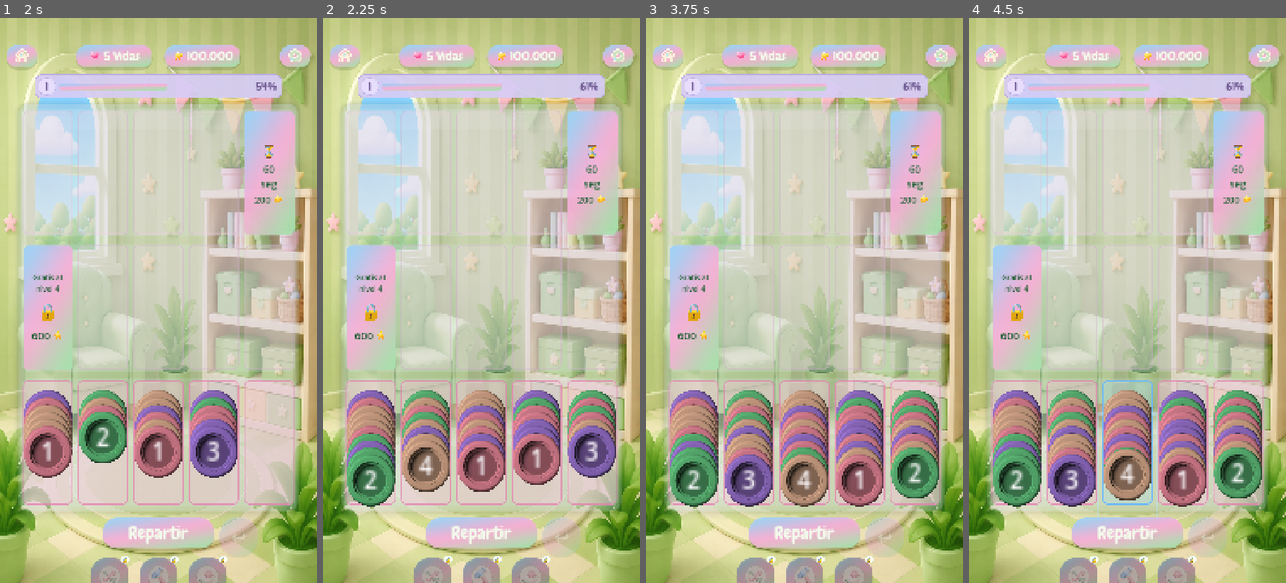
Above: before the commit, frames 1-4 (left to right).
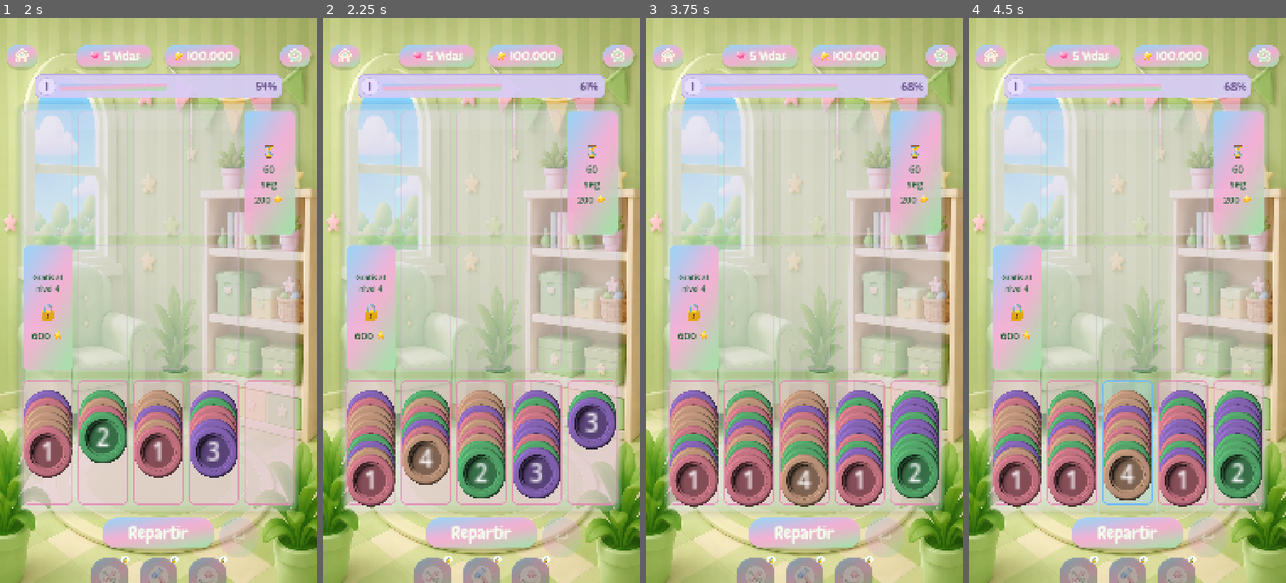
Above: after the commit, the same moments.

Repository: emanueljeronimo/coin-stack-puzzle
Game: Godot game, scene res://Loading.tscn
The game is run twice, just before and just after one commit, with the same random seed, the same clock (stepped at 60 frames per second) and the same inputs.
Inputs (mouse positions are in pixels of both pictures, inside the frame that each line leads up to):
- Up to frame 1 (2 s): click (158, 549) at 0.5 s; click (158, 549) at 1.25 s
- Up to frame 2 (2.25 s): tap Enter (ui_accept) at 2 s; move the mouse to (551, 272) at 2.02 s; hold Enter (ui_accept) from 2.03 s (still down); click (551, 272) at 2.17 s
- Up to frame 3 (3.75 s): release Enter (ui_accept) at 2.75 s; drag from (741, 328) to (693, 413) at 2.77 s; tap Enter (ui_accept) at 3.5 s; move the mouse to (836, 176) at 3.52 s; hold Enter (ui_accept) from 3.53 s (still down); click (836, 176) at 3.67 s
- Up to frame 4 (4.5 s): release Enter (ui_accept) at 4.25 s; drag from (1111, 413) to (1016, 424) at 4.27 s

Frame 1 is identical in both runs. In frame 2, 7.0% of the frame differs, in the area x 7-93%, y 67-87%; in frame 3, 4.9%; in frame 4, 4.9%.

Commit message:
Mejora reparto y corrige persistencia de ranura gratis

Diff:
--- a/game_turn_engine.gd
+++ b/game_turn_engine.gd
@@ -18,3 +18,27 @@
 	if keep_one_free_if_possible and total_free_slots >= 2 and roll_count >= total_free_slots:
 		roll_count = total_free_slots - 1
 	return maxi(0, roll_count)
+
+static func pick_balanced_index(
+	candidate_count: int,
+	assigned_count_for_candidate: Callable,
+	random_index_provider: Callable
+) -> int:
+	if candidate_count <= 0:
+		return -1
+	var min_assigned := 2147483647
+	var shortlist: Array = []
+	for i in range(candidate_count):
+		var assigned := int(assigned_count_for_candidate.call(i))
+		if assigned < min_assigned:
+			min_assigned = assigned
+			shortlist = [i]
+		elif assigned == min_assigned:
+			shortlist.append(i)
+	if shortlist.is_empty():
+		return -1
+	if shortlist.size() == 1:
+		return int(shortlist[0])
+	var pick := int(random_index_provider.call(shortlist.size()))
+	pick = clampi(pick, 0, shortlist.size() - 1)
+	return int(shortlist[pick])
--- a/main.gd
+++ b/main.gd
@@ -882,6 +882,9 @@
 
 	values_to_roll.shuffle()
 	var roll_count := GameTurnEngineScript.compute_roll_count(values_to_roll.size(), total_free_slots, true)
+	var roll_assigned_by_stack: Dictionary = {}
+	for stack in target_stacks:
+		roll_assigned_by_stack[stack.get_instance_id()] = 0
 	for i in range(roll_count):
 		var available_stacks: Array = []
 		for stack in target_stacks:
@@ -889,8 +892,20 @@
 				available_stacks.append(stack)
 		if available_stacks.is_empty():
 			break
-		var idx = randi() % available_stacks.size()
-		available_stacks[idx].push(values_to_roll[i])
+		var idx := GameTurnEngineScript.pick_balanced_index(
+			available_stacks.size(),
+			func(candidate_index: int) -> int:
+				var candidate_stack = available_stacks[candidate_index]
+				return int(roll_assigned_by_stack.get(candidate_stack.get_instance_id(), 0)),
+			func(max_exclusive: int) -> int:
+				return randi() % maxi(1, max_exclusive)
+		)
+		if idx < 0:
+			break
+		var selected_stack = available_stacks[idx]
+		selected_stack.push(values_to_roll[i])
+		var sid = selected_stack.get_instance_id()
+		roll_assigned_by_stack[sid] = int(roll_assigned_by_stack.get(sid, 0)) + 1
 
 	board_locked = false
 	_consume_temp_slot_action()
@@ -1474,13 +1489,15 @@
 	checkpoint_level = int(decision.get("checkpoint_level", checkpoint_level))
 	if bool(decision.get("did_cycle_reset", false)):
 		reset_board_for_cycle_milestone(cycle_milestone)
-	capture_checkpoint_snapshot()
-	GameState.player_level = checkpoint_level
-	GameState.checkpoint_snapshot = checkpoint_snapshot.duplicate(true)
 	sync_wildcard_unlocks()
 	# Tras un reset de ciclo no hay desbloqueo retroactivo de ranuras.
 	if not bool(decision.get("did_cycle_reset", false)):
 		_unlock_adjacent_slots_for_level_range(previous, checkpoint_level)
+	# Guardar checkpoint DESPUES de aplicar desbloqueos de ranura gratis.
+	# Si se guarda antes, al restaurar se pierde la ranura otorgada por nivel.
+	capture_checkpoint_snapshot()
+	GameState.player_level = checkpoint_level
+	GameState.checkpoint_snapshot = checkpoint_snapshot.duplicate(true)
 	print("Checkpoint alcanzado: nivel ", checkpoint_level, " (tablero guardado)")
 	# Encolar cada nivel saltado para no perder carteles (ej. 1→3 muestra 2 y 3).
 	for alert_lvl in range(previous + 1, checkpoint_level + 1):
@@ -1855,6 +1872,9 @@
 		_clear_undo_snapshot()
 		refresh_all_stack_layout()
 		queue_redraw()
+		capture_checkpoint_snapshot()
+		GameState.player_level = checkpoint_level
+		GameState.checkpoint_snapshot = checkpoint_snapshot.duplicate(true)
 		save_game()
 		print(
 			"Ranura extra gratis (nivel %d, próxima gratis: %d)"
--- a/tests/game_turn_engine_test.gd
+++ b/tests/game_turn_engine_test.gd
@@ -12,6 +12,7 @@
 	print("=== game_turn_engine test ===")
 	_test_roll_value_pool()
 	_test_roll_count_policy()
+	_test_balanced_pick_policy()
 	print("=== RESULT: %d passed, %d failed ===" % [_passed, _failed])
 	quit(1 if _failed > 0 else 0)
 
@@ -47,3 +48,22 @@
 		_fail("roll_count_fill_all_when_disabled")
 		return
 	_ok("roll_count_policy")
+
+func _test_balanced_pick_policy() -> void:
+	var assigned := [0, 0, 0]
+	for _i in range(6):
+		var idx := GameTurnEngineScript.pick_balanced_index(
+			assigned.size(),
+			func(candidate_index: int) -> int:
+				return assigned[candidate_index],
+			func(_max_exclusive: int) -> int:
+				return 0
+		)
+		if idx < 0 or idx >= assigned.size():
+			_fail("balanced_pick_index", str(idx))
+			return
+		assigned[idx] += 1
+	if assigned != [2, 2, 2]:
+		_fail("balanced_pick_distribution", str(assigned))
+		return
+	_ok("balanced_pick_policy")
